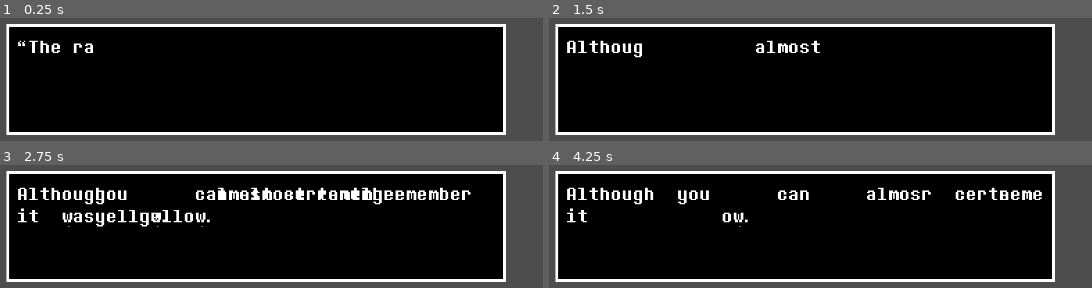
Above: before the commit, frames 1-4 (two rows, left to right).
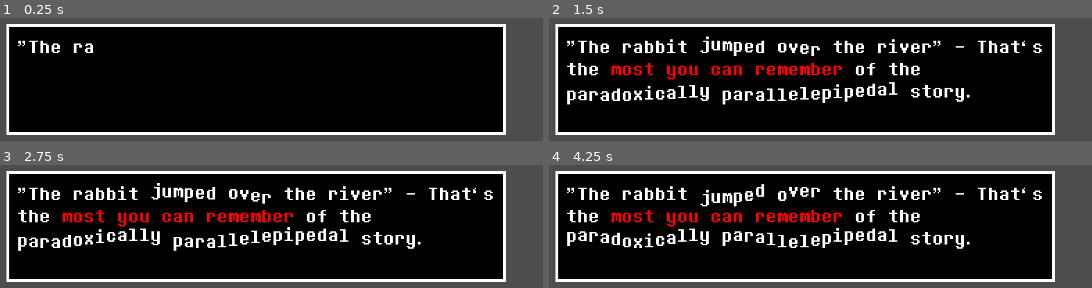
Above: after the commit, the same moments.

Repository: RukaRey/Godot-dialogue-system-no-labels
Game: Godot game, scene res://font_testing.tscn
Same seed, same stepped clock (60 frames per second), same inputs: the game is played once before the commit and once after it.
Inputs:
- Up to frame 1 (0.25 s): no input
- Up to frame 2 (1.5 s): tap Enter (ui_accept) at 0.5, 0.6, 0.77, 1.07, 1.35 s
- Up to frame 3 (2.75 s): tap Enter (ui_accept) at 1.52, 1.82, 2.1 s
- Up to frame 4 (4.25 s): tap Enter (ui_accept) at 2.85, 3.02, 3.32, 3.6, 3.77, 4.07 s

The runs differ from the first frame. In frame 1, less than 0.1% of the frame differs, in the area x 3-5%, y 17-24%; in frame 2, 9.7%; in frame 3, 11%, in the area x 3-91%, y 14-70%; in frame 4, 10%.

Commit message:
Fixed letter rendering
Fixed a bug where rendering all letters instantly would get the functions out of sync.

Diff:
--- a/font_testing.gd
+++ b/font_testing.gd
@@ -2,8 +2,6 @@
 class_name DialogueDisplay
 
 signal sentence_over(is_sentence_over: bool)
-
-signal word_drawn
 
 var font_image := preload("res://fonts/8bitOperator.png")
 var letter_object := preload("res://letter_object.tscn")
@@ -28,15 +26,19 @@
 @onready var char_map := everychar.strip_escapes().split("")
 
 func _ready() -> void:
-	var text_test := "“The rabbit [jump]jumped over[_jump] the river” - That's the [c.red]most you can remember[_c.red] of the [w.weak]paradoxically parallelepipedal[_w.weak] story."
+	var text_test := "\"The rabbit [jump]jumped over[_jump] the river” - That's the [c.red]most you can remember[_c.red] of the [w.weak]paradoxically parallelepipedal[_w.weak] story."
 
 	draw_sentence_by_word(text_test)
 
-
-func _process(delta: float) -> void:
+	await sentence_over
+
+	print("sentence onver!")
+
+
+func _process(_delta: float) -> void:
 	if Input.is_action_just_pressed( "ui_accept"):
 		typewriter_speed = 0.0
-		draw_sentence_by_word("Although you can almost certantly remember it was [c.red]yellow.[_c.red]")
+		#draw_sentence_by_word("Although you can almost certantly remember it was [c.red]yellow.[_c.red]")
 
 func get_char_idx(char_str: String) -> Vector2i:
 	var char_idx := char_map.find(char_str)
@@ -58,10 +60,16 @@
 	return y_idx
 
 
-func spawn_letter(char_idx: Vector2, char_bbcode: String, letter_pos := Vector2.ZERO):
+func spawn_letter(
+		char_idx: Vector2,
+		char_bbcode: String,
+		bb_delay : float,
+		letter_pos := Vector2.ZERO,
+		):
 	var spr_letter: LetterObject = letter_object.instantiate()
 
 	spr_letter.bb_code = char_bbcode
+	spr_letter.bb_delay = bb_delay
 
 	spr_letter.texture = font_image
 	spr_letter.hframes = int(max_indices.x)
@@ -91,6 +99,7 @@
 	var max_chars: Vector2i =  Vector2i(char_box.size) / char_size
 
 	var char_count := 0
+	var bb_delay_count := -1
 	for character in text_split:
 		var char_idx := get_char_idx(character)
 		var char_pos: Vector2i = Vector2i(text_anchor.position) + char_size * Vector2i(x_offset, y_offset)
@@ -100,16 +109,17 @@
 		):
 			y_offset += 1
 
-		spawn_letter(char_idx, char_bbcode, char_pos)
+		if typewriter_speed == 0:
+			bb_delay_count += 1
+
+		spawn_letter(char_idx, char_bbcode, bb_delay_count, char_pos)
 		x_offset += 1
 
-		await get_tree().create_timer(typewriter_speed).timeout
+		if typewriter_speed > 0:
+			await get_tree().create_timer(typewriter_speed).timeout
 		char_count += 1
 
-	word_drawn.emit(char_count)
-
-	#return Vector2i(x_offset, y_offset)
-
+	return char_count
 
 func draw_sentence_by_word(sentence := "Hi this is sentence!"):
 	await get_tree().process_frame
@@ -193,13 +203,12 @@
 			word_char_idx.x = 0
 			word_char_idx.y += 1
 
-		draw_sentence_by_char(current_bbcode, text_split[i], word_char_idx)
-
-		printt("this signal happened")
-		var current_char = await word_drawn
-
-		word_char_idx.x += current_char
-		char_count += current_char
+
+		var current_char_count = await draw_sentence_by_char(
+			current_bbcode, text_split[i], word_char_idx)
+
+		word_char_idx.x += current_char_count
+		char_count += current_char_count
 
 
 	sentence_over.emit(true)
--- a/global/global_bb_code.gd
+++ b/global/global_bb_code.gd
@@ -9,22 +9,25 @@
 	"[tremble]": none,
 }
 
-var none = func(_itself: Sprite2D): pass
+var none = func(_itself: Sprite2D, _delay: int): pass
 
-var color_red = func(itself: Sprite2D):
+var color_red = func(itself: Sprite2D, _delay: int):
 	itself.modulate = Color.RED
 
-var jump = func(itself: Sprite2D):
+var jump = func(itself: Sprite2D, delay: float):
 	var tween = itself.create_tween().set_loops()
 
+	tween.tween_interval(delay * 0.01)
 	tween.set_ease(Tween.EASE_OUT).set_trans(Tween.TRANS_CIRC)
 	tween.tween_property(itself, "position:y", itself.position.y + 5, 0.3)
 	tween.tween_property(itself, "position:y", itself.position.y - 5, 0.3)
 
 
 ## Ajustar depois
-var wave_weak = func(itself: Sprite2D):
+var wave_weak = func(itself: Sprite2D, delay: int):
 	var tween = itself.create_tween().set_loops()
+
+	tween.tween_interval(delay * 0.01)
 
 	tween.set_ease(Tween.EASE_IN_OUT).set_trans(Tween.TRANS_SINE)
 	tween.tween_property(itself, "position:y", itself.position.y + 5, 0.3)
--- a/letter_object.gd
+++ b/letter_object.gd
@@ -4,13 +4,9 @@
 var bb_code: String
 var bb_function: Callable
 
-var my_lambda_dict = {
-	"add": func(a, b): return a + b,
-	"subtract": func(a, b): return a - b,
-	"multiply": func(a, b): return a * b
-}
+var bb_delay: float = 0
 
 func _ready() -> void:
 	bb_function = BBCode.functions[bb_code]
 
-	bb_function.call(self)
+	bb_function.call(self, bb_delay)
